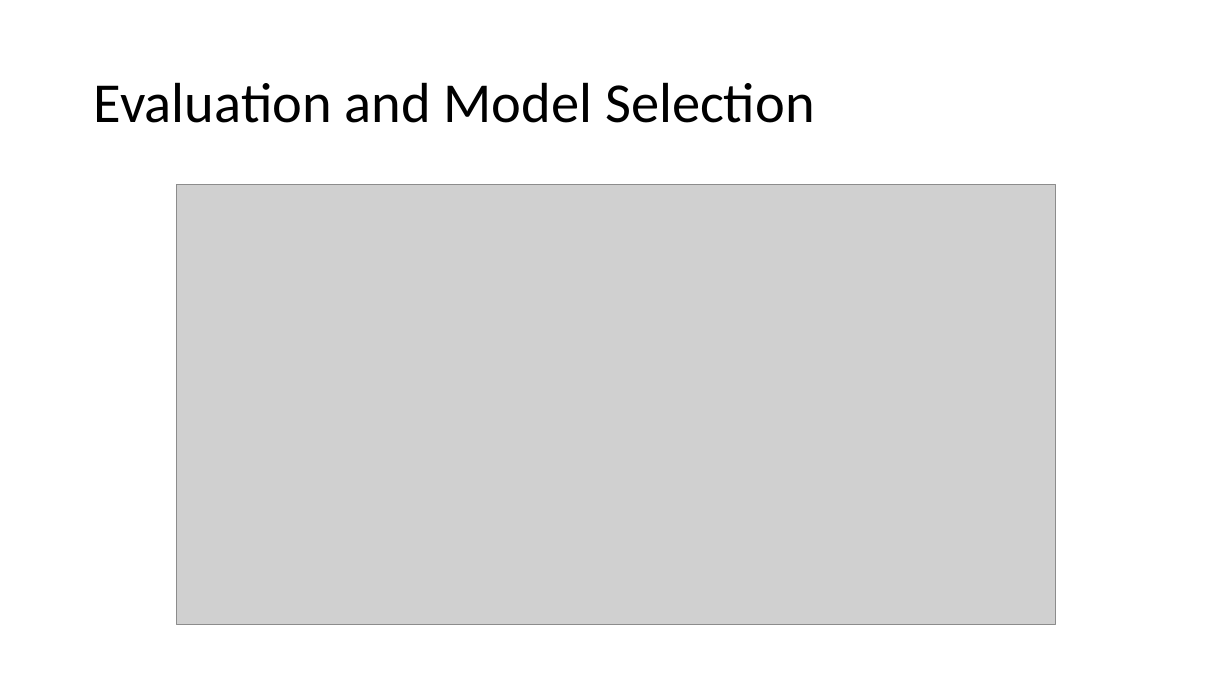
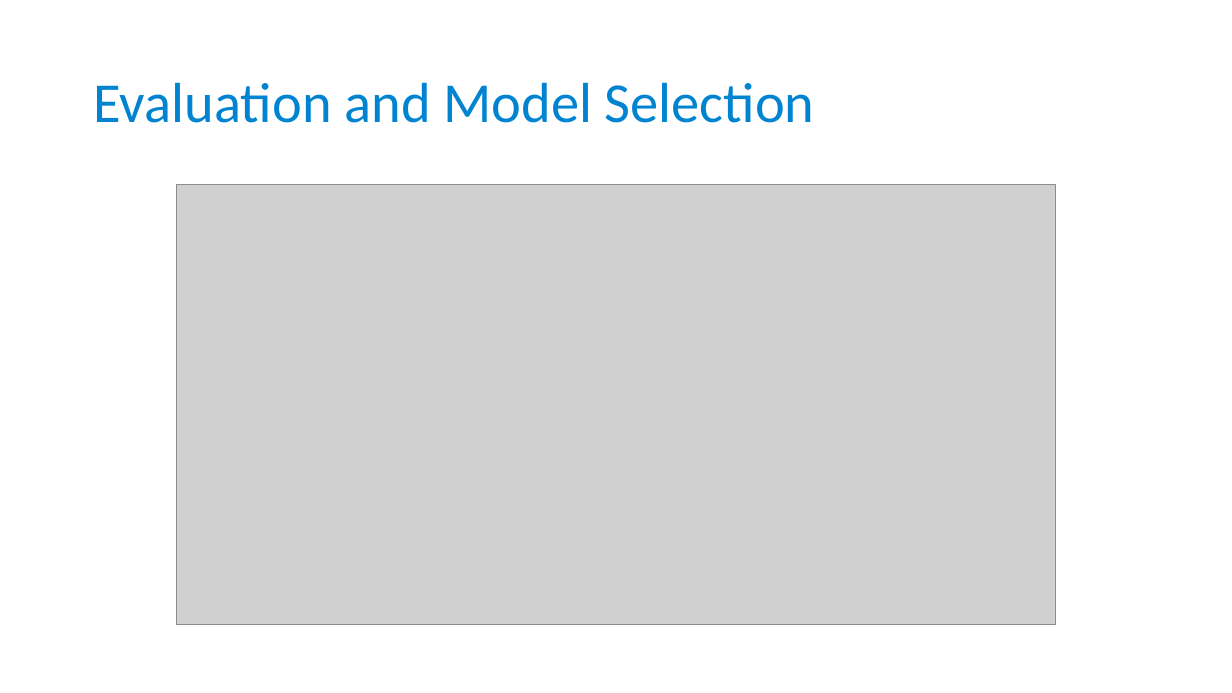
Before and after one commit to taimir/football_2016, a slide deck: slide 6 of presentation/Presentation_Euro2016.pptx (slide 5 before the commit). Drawn at 1232x693 pixels with LibreOffice and Linux fonts; fonts in the diff are those of the drawing; grey boxes stand for pictures. Boxes give left, top, right and bottom in pixels: in the first picture for what was removed or moved away, otherwise in the second. Text is boxed around its words. In the diff, an @@ line names an element or a change of style, - is before the commit and + after.

```diff
--- a/presentation/Presentation_Euro2016.pptx
+++ b/presentation/Presentation_Euro2016.pptx
@@ text "Evaluation and Model Selection" at (x1=94, y1=82, x2=815, y2=123): text colour #000000 to #0084D1 @@
```
Also in this commit, not shown: 6 other slides changed, 1 slide added, 2 other files.
